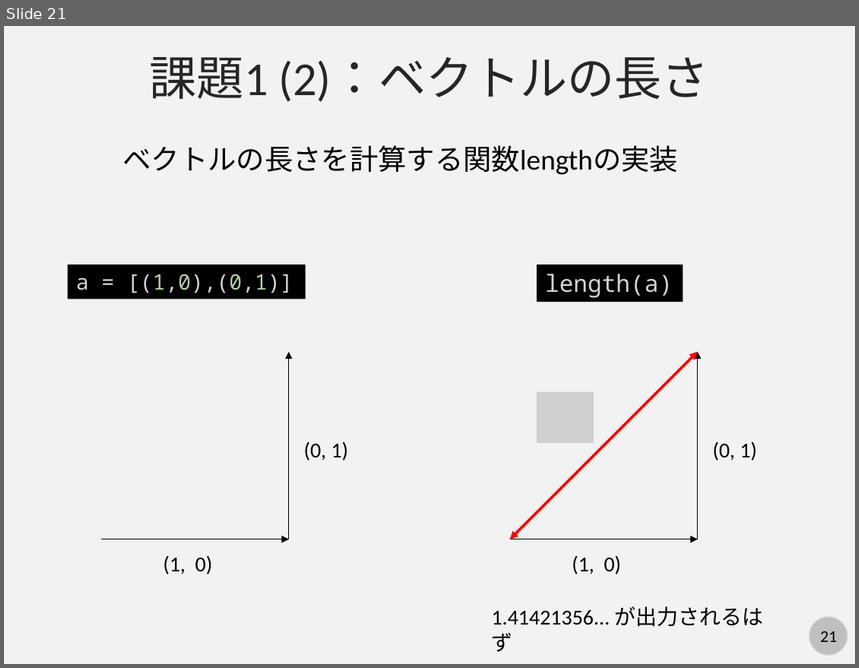
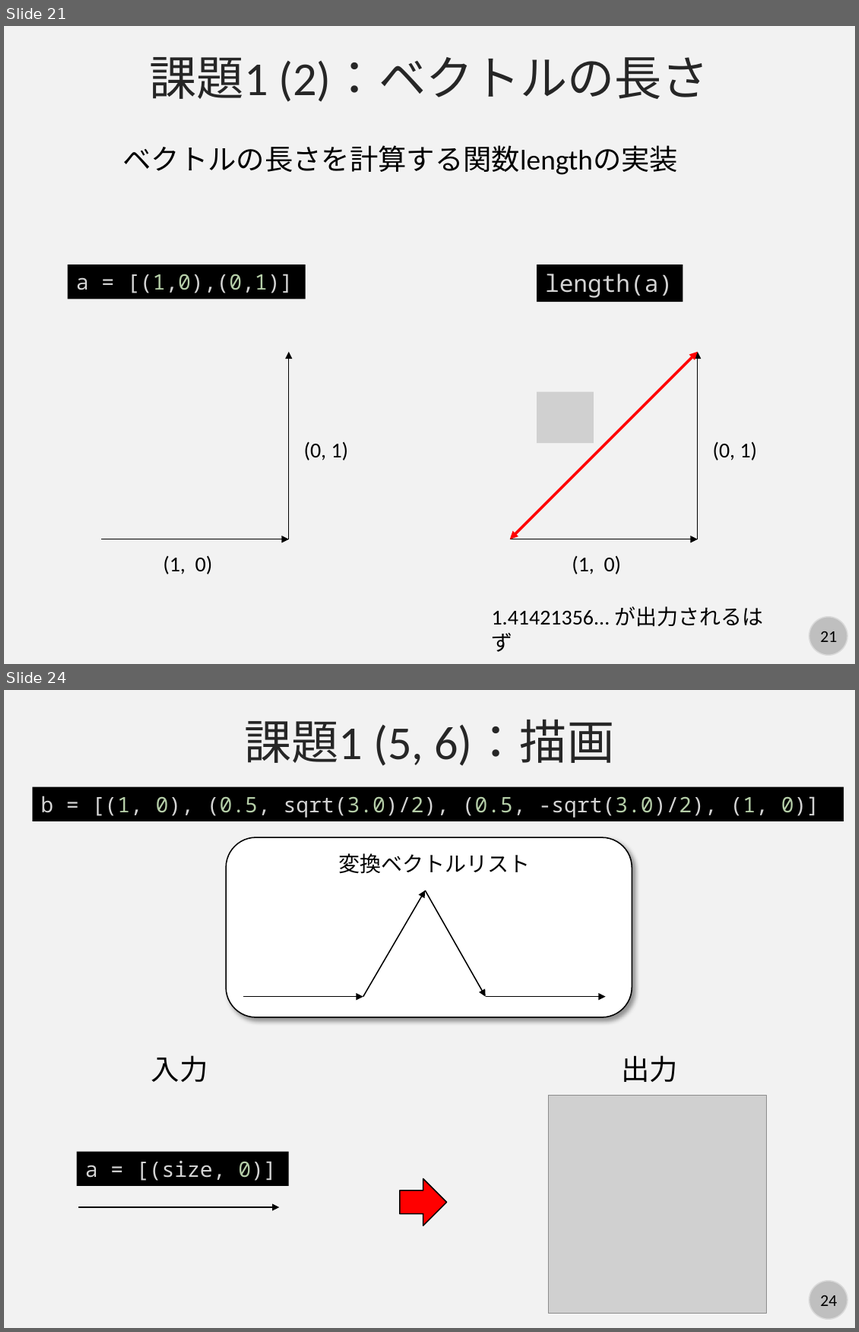
Before and after one commit to kaityo256/python_zero, a slide deck: list/fig/slide.pptx. Shown one above the other, each under a label of ours: slide 21 before the commit, slides 21 and 24 after it; the slides between them are not shown. The pictures are 859x668 and 859x1332 pixels, drawn with LibreOffice and Linux fonts; fonts in the diff are those of the drawing; grey boxes stand for pictures. Boxes give left, top, right and bottom in pixels: in the first picture for what was removed or moved away, otherwise in the second. Text is boxed around its words. In the diff, an @@ line names an element or a change of style, - is before the commit and + after.

```diff
--- a/list/fig/slide.pptx
+++ b/list/fig/slide.pptx
@@ slide 24 added at bbox=[4, 690, 855, 1328], background #F2F2F2; not listed: 2 template elements that a slide beside it also shows @@
@@ text added at bbox=[245, 720, 614, 766], 40 pt, text #262626 @@
+課題1 (5, 6)：描画
@@ rectangle added at bbox=[32, 787, 843, 821], fill #000000, 18 pt, text #D4D4D4 @@
+b = [(1, 0), (0.5, sqrt(3.0)/2), (0.5, -sqrt(3.0)/2), (1, 0)]
@@ rounded rectangle added at bbox=[226, 837, 633, 1017], fill #FFFFFF, outline #000000 1 pt @@
@@ text added at bbox=[338, 853, 530, 874], 18 pt, text #000000 @@
+変換ベクトルリスト
@@ group added at bbox=[243, 891, 606, 996]: 4 arrows @@
@@ text added at bbox=[151, 1056, 208, 1082], 24 pt, text #000000 @@
+入力
@@ text added at bbox=[621, 1056, 678, 1082], 24 pt, text #000000 @@
+出力
@@ picture added at bbox=[549, 1096, 767, 1314] @@
@@ rectangle added at bbox=[77, 1152, 289, 1186], fill #000000, 18 pt, text #D4D4D4 @@
+a = [(size, 0)]
@@ right arrow added at bbox=[400, 1179, 446, 1227], fill #FF0000, outline #000000 1 pt @@
@@ arrow added from (78, 1208) to (280, 1208), #000000 1 pt @@
```
Also in this commit, not shown: 2 slides changed, 1 other slide added, 2 other files.
